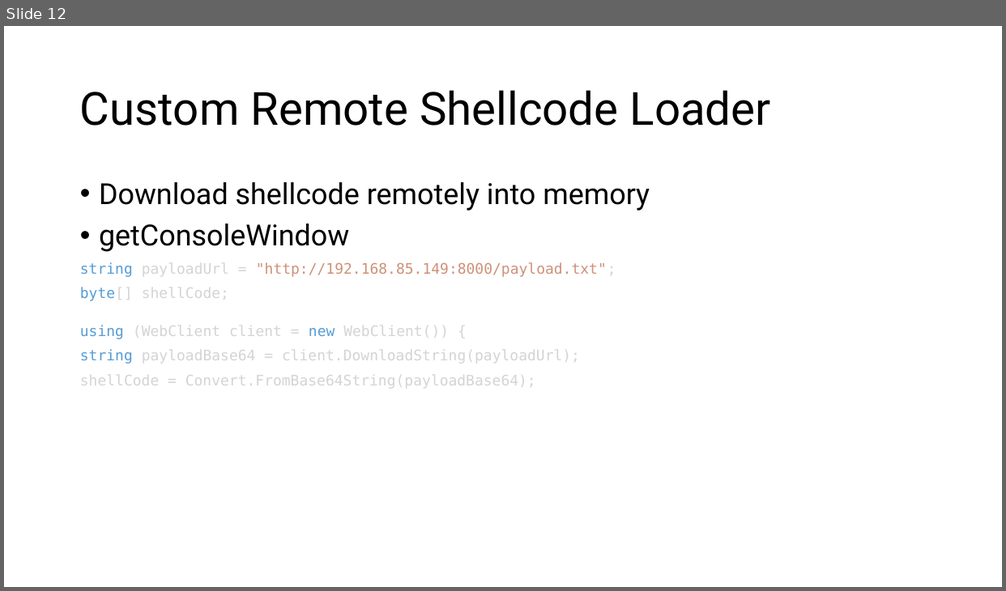
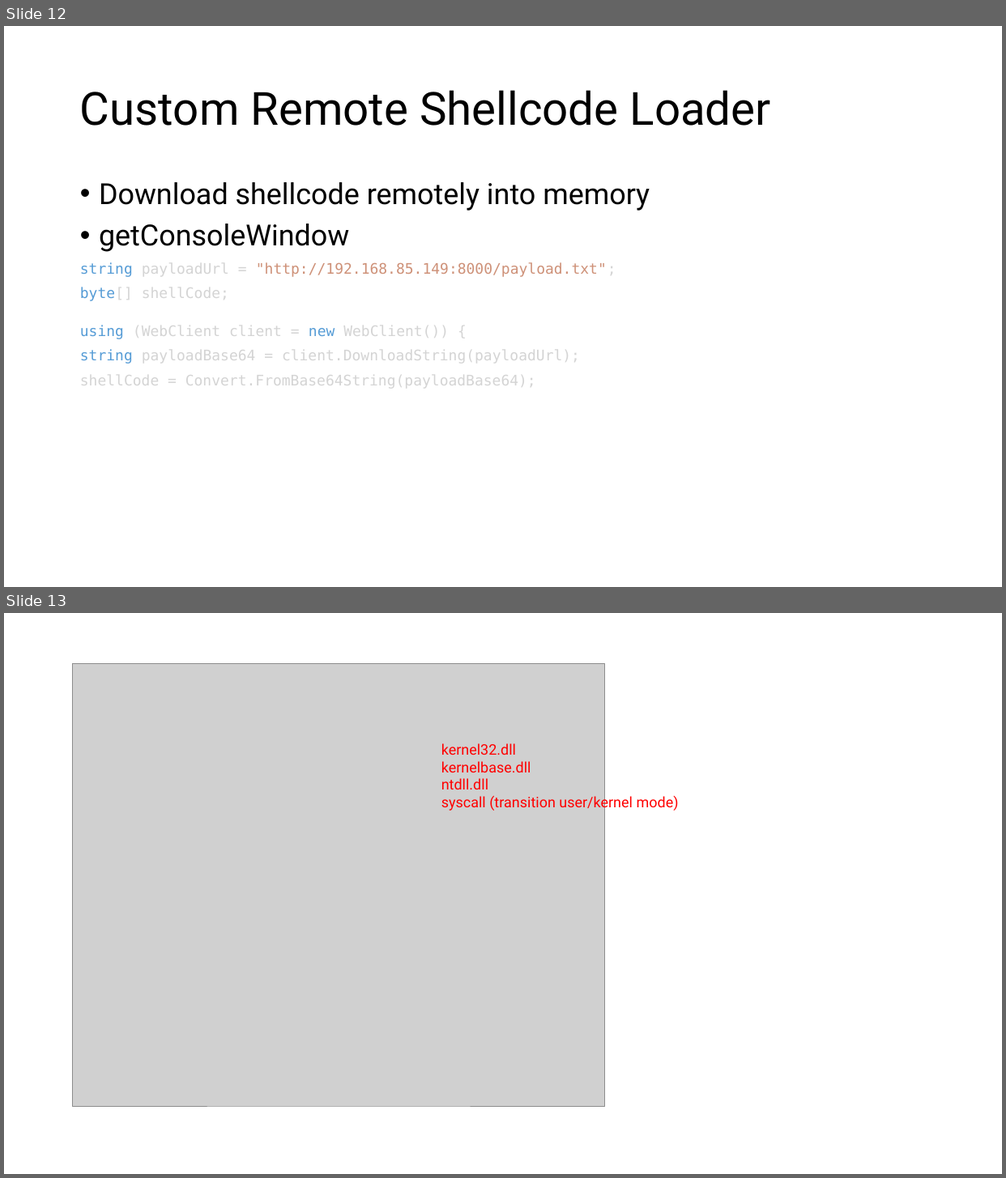
Before and after one commit to crimsoncore/thev, a slide deck: TH 2025.pptx. Shown one above the other, each under a label of ours: slide 12 before the commit, slides 12 and 13 after it. The pictures are 1006x591 and 1006x1178 pixels, drawn with LibreOffice and Linux fonts; fonts in the diff are those of the drawing; grey boxes stand for pictures. Boxes give left, top, right and bottom in pixels: in the first picture for what was removed or moved away, otherwise in the second. Text is boxed around its words. In the diff, an @@ line names an element or a change of style, - is before the commit and + after.

```diff
--- a/TH 2025.pptx
+++ b/TH 2025.pptx
@@ slide 13 added at <box>4,613,1002,1174</box>, background #FFFFFF @@
@@ picture added at <box>73,664,605,1107</box> @@
@@ text added at <box>441,743,679,812</box>, 14 pt, text #FF0000 @@
+kernel32.dll
+kernelbase.dll
+ntdll.dll
+syscall (transition user/kernel mode)
```
Also in this commit, not shown: 1 slide removed, 35 other files.
